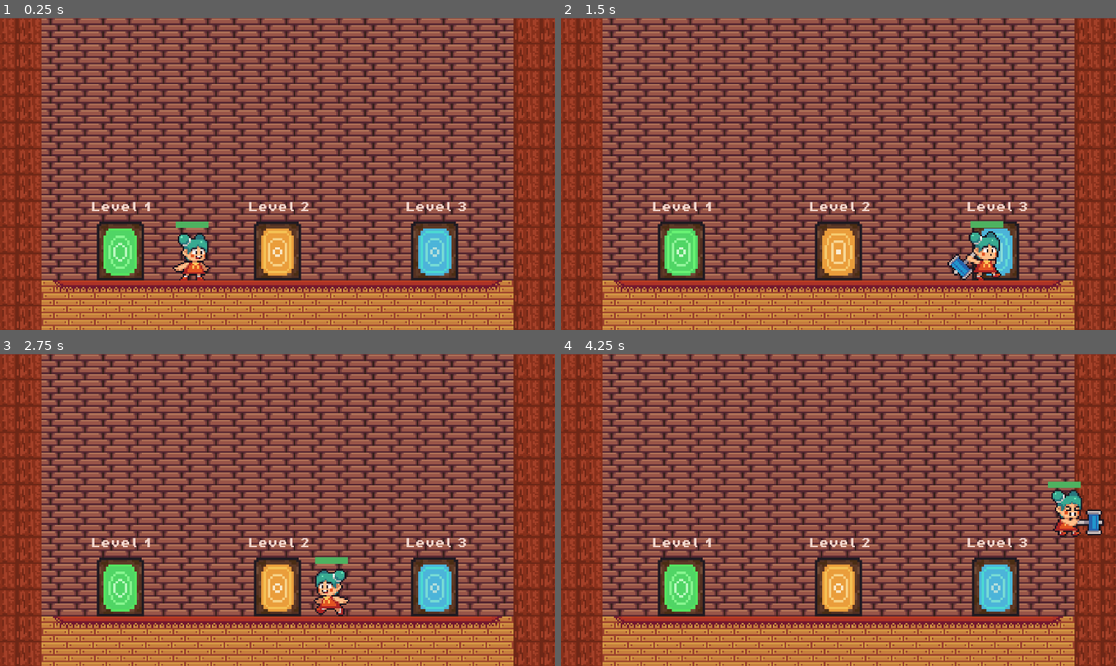
Above: before the commit, frames 1-4 (two rows, left to right).
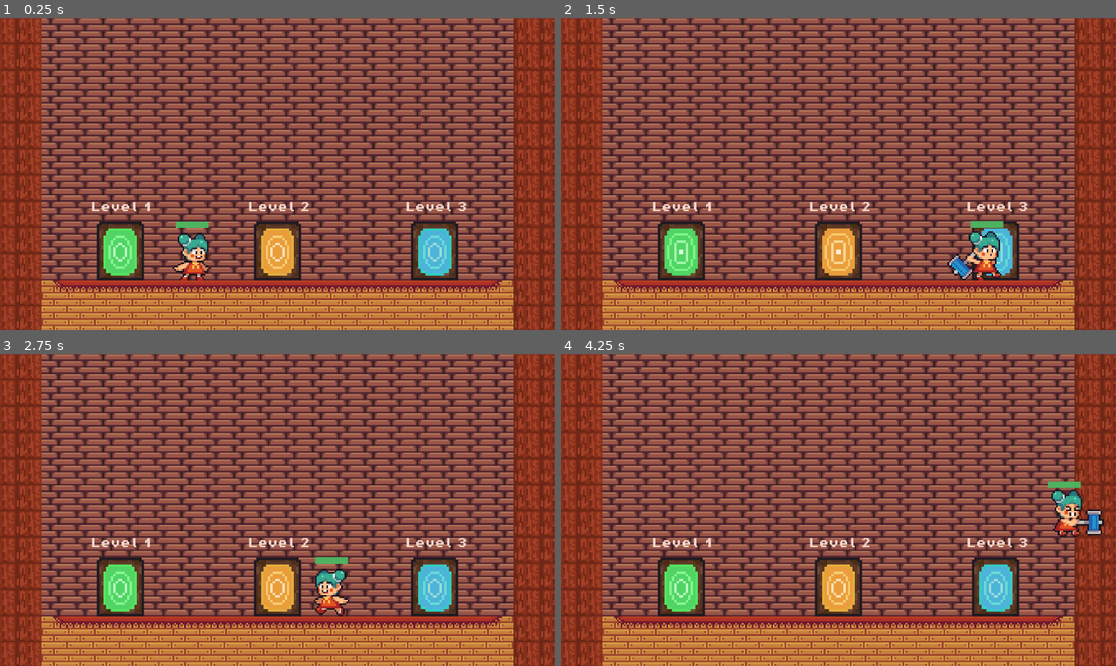
Above: after the commit, the same moments.

Repository: CakeRun/Vaerkstedsuge.github-brug-denne
Game: Godot game, scene res://main scene (start)/main.tscn
The game is run twice, just before and just after one commit, with the same random seed, the same clock (stepped at 60 frames per second) and the same inputs.
Inputs:
- Up to frame 1 (0.25 s): no input
- Up to frame 2 (1.5 s): hold D (move_right) from 0.53 s (still down); tap E (enter) at 0.6 s; tap Space (jump) at 0.77 s; tap X (attack) at 1.35 s
- Up to frame 3 (2.75 s): tap Space (jump) at 1.52 s; tap E (enter) at 1.55, 2.1 s; release D (move_right) at 2.03 s; hold A (move_left) from 2.03 s (still down)
- Up to frame 4 (4.25 s): release A (move_left) at 2.78 s; hold D (move_right) from 2.78 s (still down); tap E (enter) at 2.85, 3.8 s; tap Space (jump) at 3.02, 3.77 s; tap X (attack) at 3.6 s

The runs differ from the first frame. In frame 1, 0.7% of the frame differs, in the area x 47-82%, y 68-82%; in frame 2, 0.4%; in frame 3, 0.7%; in frame 4, 0.7%.

Commit message:
doors, enemy, levels

Diff:
--- a/GoDot/Enemy 3 (bear)/enemy_3_script.gd
+++ b/GoDot/Enemy 3 (bear)/enemy_3_script.gd
@@ -8,7 +8,7 @@
 
 func _physics_process(delta):
 	#collision boy yderst
-	print (bear_status)
+	#print (bear_status)
 
 	if bear_status == "sleeping":
 		bear.play("sleeping")
--- a/GoDot/Level 1 (green)/Level 1.tscn
+++ b/GoDot/Level 1 (green)/Level 1.tscn
@@ -2703,6 +2703,44 @@
 sources/7 = SubResource("TileSetAtlasSource_vbmte")
 sources/8 = SubResource("TileSetAtlasSource_i6x2k")
 
+[sub_resource type="Animation" id="Animation_ph3ud"]
+resource_name = "platformGreen"
+length = 1.8
+loop_mode = 2
+tracks/0/type = "value"
+tracks/0/imported = false
+tracks/0/enabled = true
+tracks/0/path = NodePath(".:position")
+tracks/0/interp = 1
+tracks/0/loop_wrap = true
+tracks/0/keys = {
+"times": PackedFloat32Array(0, 1.8),
+"transitions": PackedFloat32Array(1, 1),
+"update": 0,
+"values": [Vector2(505, 158), Vector2(605, 183)]
+}
+
+[sub_resource type="Animation" id="Animation_waq3f"]
+length = 0.001
+tracks/0/type = "value"
+tracks/0/imported = false
+tracks/0/enabled = true
+tracks/0/path = NodePath(".:position")
+tracks/0/interp = 1
+tracks/0/loop_wrap = true
+tracks/0/keys = {
+"times": PackedFloat32Array(0),
+"transitions": PackedFloat32Array(1),
+"update": 0,
+"values": [Vector2(514, 158)]
+}
+
+[sub_resource type="AnimationLibrary" id="AnimationLibrary_y2vpm"]
+_data = {
+"RESET": SubResource("Animation_waq3f"),
+"platformGreen": SubResource("Animation_ph3ud")
+}
+
 [sub_resource type="Animation" id="Animation_dki5h"]
 resource_name = "PlatformGreen2"
 length = 1.8
@@ -2827,7 +2865,7 @@
 theme_override_font_sizes/font_size = 8
 text = "Collect all the
 ingrediens for
-the cake layers!"
+the cake base!"
 
 [node name="platforms" type="Node" parent="."]
 
@@ -2859,7 +2897,12 @@
 position = Vector2(284, 83)
 
 [node name="platformGreen" parent="." instance=ExtResource("12_8r1xm")]
-position = Vector2(514, 166)
+position = Vector2(514, 158)
+
+[node name="AnimationPlayer" type="AnimationPlayer" parent="platformGreen"]
+libraries = {
+"": SubResource("AnimationLibrary_y2vpm")
+}
 
 [node name="platformGreen2" parent="." instance=ExtResource("12_8r1xm")]
 position = Vector2(141, -56)
--- a/GoDot/doors/door_blue.tscn
+++ b/GoDot/doors/door_blue.tscn
@@ -36,4 +36,4 @@
 [node name="AnimatedSprite2D" type="AnimatedSprite2D" parent="."]
 sprite_frames = SubResource("SpriteFrames_2dsrc")
 autoplay = "default"
-frame_progress = 0.332418
+frame_progress = 0.781844
--- a/GoDot/doors/door_green.tscn
+++ b/GoDot/doors/door_green.tscn
@@ -38,5 +38,4 @@
 [node name="green_door_animated_sprite_2d" type="AnimatedSprite2D" parent="."]
 sprite_frames = SubResource("SpriteFrames_u6h0t")
 autoplay = "default"
-frame = 1
-frame_progress = 0.110598
+frame_progress = 0.825776
--- a/GoDot/doors/door_orange.tscn
+++ b/GoDot/doors/door_orange.tscn
@@ -36,4 +36,4 @@
 [node name="AnimatedSprite2D" type="AnimatedSprite2D" parent="."]
 sprite_frames = SubResource("SpriteFrames_v77ql")
 autoplay = "default"
-frame_progress = 0.071946
+frame_progress = 0.942406
--- a/GoDot/doors/doors_script.gd
+++ b/GoDot/doors/doors_script.gd
@@ -1,44 +1,114 @@
 extends Node
 
-@onready var teleport_audio_main = $"../teleport_audio"
+@onready var teleport_audio_main = $"../teleport_audio_main"
 @onready var teleport_audio_green = $"../teleport_audio_green"
-var level_number_completed = 0
+@onready var teleport_audio_orange = $"../teleport_audio_orange"
+@onready var teleport_audio_blue = $"../teleport_audio_blue"
 
-#signal scene_change(scene_name)
-var entered_main_door = false
-var entered_green_door = false
+
+static var levels_completed = 0
+
+#LEVEL 1
+static var entered_green_main = false
+static var entered_green_level1 = false
+
+#LEVEL 2
+static var entered_orange_main = false
+static var entered_orange_level2 = false
+
+#LEVEL 3
+static var entered_blue_main = false
+static var entered_blue_level3 = false
+
 
 func _process(delta):
-	#####LEVEL 1#####
-	if entered_main_door == true and Input.is_action_just_pressed("enter") and level_number_completed == 0:
-		print("entered - now going to level 1")
-		teleport_audio_main.play()
-		await get_tree().create_timer(1).timeout
-		get_tree().change_scene_to_file("res://Level 1 (green)/Level 1.tscn")
+	#print(levels_completed)
 
-	if GameManager.current_level_score >= 1:
-		if entered_green_door == true and Input.is_action_just_pressed("enter"):
-			level_number_completed = 1
-			print("entered - now going to main")
-			teleport_audio_green.play()
-			await get_tree().create_timer(1).timeout
+	#### LEVEL 1 ####
+	if entered_green_main == true and Input.is_action_just_pressed("enter"):
+		print(levels_completed)
+
+		if levels_completed == 0:
+			print("entering level 1")
+			#teleport_audio_main.play()
+			#await get_tree().create_timer(1).timeout
+			get_tree().change_scene_to_file("res://Level 1 (green)/Level 1.tscn")
+			entered_green_main = false
+
+	if GameManager.current_level_score >= 3 and Input.is_action_just_pressed("enter"):
+		#green
+		if entered_green_level1 == true:
+			print("going to main")
+			#teleport_audio_green.play()
+			#await get_tree().create_timer(1).timeout
 			get_tree().change_scene_to_file("res://main scene (start)/main.tscn")
 
-	#####LEVEL 2#####
+			if levels_completed == 0: #sikrer at det kun updaterer det én gang
+				levels_completed = 1
+				print(levels_completed)
+				entered_green_level1 = false
+
+		#orange
+		if entered_orange_level2 == true:
+			print("going to main")
+			#teleport_audio_green.play()
+			#await get_tree().create_timer(1).timeout
+			get_tree().change_scene_to_file("res://main scene (start)/main.tscn")
+
+			if levels_completed == 1: #sikrer at det kun updaterer det én gang
+				levels_completed = 2
+				print(levels_completed)
+				entered_green_level1 = false
 
 
-	#####LEVEL 3#####
+	#### LEVEL 2 ####
+	if entered_orange_main == true and Input.is_action_just_pressed("enter"):
+		print(levels_completed)
+
+		if levels_completed == 1:
+			print("entering level 2")
+			#teleport_audio_main.play()
+			#await get_tree().create_timer(1).timeout
+			get_tree().change_scene_to_file("res://level 2 (fall)/Level 2.tscn")
+			entered_orange_main = false
 
 
-#####LEVEL 1#####
+
+	##### LEVEL 3 ####
+	#if entered_blue_main == true and Input.is_action_just_pressed("enter") and levels_completed == 2:
+		#pass
+	#
+	#if GameManager.current_level_score >= 1:
+		#pass
+
+
+#### LEVEL 1 ####
 #green door - main
 func _on_area_2d_green_main_body_entered(body):
-	entered_main_door = true
+	print("in level 1 collision")
+	if levels_completed == 0:
+		entered_green_main = true
+
 func _on_area_2d_green_main_body_exited(body):
-	entered_main_door = false
+		entered_green_main = false
 
 #green door - level1
 func _on_area_2d_green_level_1_body_entered(body):
-	entered_green_door = true
+	entered_green_level1 = true
 func _on_area_2d_green_level_1_body_exited(body):
-	entered_main_door = false
+	entered_green_level1 = false
+
+
+#### LEVEL 2 ####
+#orange door - main
+func _on_area_2d_orange_main_body_entered(body):
+	if levels_completed == 1:
+		entered_orange_main = true
+func _on_area_2d_orange_main_body_exited(body):
+	entered_orange_main = false
+
+#orange door - level2
+func _on_area_2d_orange_level_2_body_entered(body):
+	entered_orange_level2 = true
+func _on_area_2d_orange_level_2_body_exited(body):
+	entered_orange_level2 = false
--- a/GoDot/level 2 (fall)/Level 2.tscn
+++ b/GoDot/level 2 (fall)/Level 2.tscn
@@ -15,6 +15,7 @@
 [ext_resource type="PackedScene" uid="uid://c0ayqo0w41tl0" path="res://Player/Player.tscn" id="11_hwchh"]
 [ext_resource type="PackedScene" uid="uid://kkhss8y6c5h8" path="res://Ingrediens/level 2 - cream/sugar_scene.tscn" id="12_vq8em"]
 [ext_resource type="PackedScene" uid="uid://b3flsgh4u6kou" path="res://Ingrediens/level 2 - cream/whippedcream_scene.tscn" id="13_er7vs"]
+[ext_resource type="Script" path="res://doors/doors_script.gd" id="13_o7axm"]
 [ext_resource type="PackedScene" uid="uid://28831wnaue7r" path="res://Ingrediens/level 2 - cream/milk_scene.tscn" id="14_dra1a"]
 [ext_resource type="PackedScene" uid="uid://clorv0bljo0xc" path="res://doors/door_orange.tscn" id="15_xerho"]
 [ext_resource type="PackedScene" uid="uid://bcige3vmvpyl3" path="res://Enemy 3 (bear)/enemy_3_scene.tscn" id="16_jd36p"]
@@ -4289,6 +4290,7 @@
 [node name="DoorOrange" parent="." instance=ExtResource("15_xerho")]
 position = Vector2(316, 145)
 scale = Vector2(1.2, 1.2)
+script = ExtResource("13_o7axm")
 
 [node name="area2D_orange_level2" type="Area2D" parent="DoorOrange"]
 collision_mask = 8
@@ -4398,3 +4400,9 @@
 
 [node name="Enemy3Scene2" parent="." instance=ExtResource("16_jd36p")]
 position = Vector2(871, 176)
+
+[node name="teleport_audio_orange" type="AudioStreamPlayer2D" parent="."]
+stream = ExtResource("18_r1s0l")
+
+[connection signal="body_entered" from="DoorOrange/area2D_orange_level2" to="DoorOrange" method="_on_area_2d_orange_level_2_body_entered"]
+[connection signal="body_exited" from="DoorOrange/area2D_orange_level2" to="DoorOrange" method="_on_area_2d_orange_level_2_body_exited"]
--- a/GoDot/level 3 (winter)/level_3.tscn
+++ b/GoDot/level 3 (winter)/level_3.tscn
@@ -13,6 +13,7 @@
 [ext_resource type="PackedScene" uid="uid://b4d3da6e5hvgj" path="res://Ingrediens/level 3 - berries/blueberry_scene.tscn" id="10_1o2ps"]
 [ext_resource type="PackedScene" uid="uid://8gxaihi88b7y" path="res://Ingrediens/level 3 - berries/cherry_scene.tscn" id="11_06rff"]
 [ext_resource type="PackedScene" uid="uid://bgd0q5mhfph1g" path="res://Ingrediens/level 3 - berries/strawberry_scene.tscn" id="12_44hfb"]
+[ext_resource type="Script" path="res://doors/doors_script.gd" id="12_ld6uu"]
 [ext_resource type="PackedScene" uid="uid://b868hhucom5e8" path="res://Enemy 2 (crocodile)/Enemy 2.tscn" id="13_1170j"]
 [ext_resource type="AudioStream" uid="uid://cfpwn7cx82w0c" path="res://Ingrediens/ingredient_pickup_sound.mp3" id="14_q6w5h"]
 [ext_resource type="Script" path="res://Level 1 (green)/GameManager.gd" id="15_smlhd"]
@@ -1874,6 +1875,7 @@
 [node name="DoorBlue" parent="." instance=ExtResource("8_vfpda")]
 position = Vector2(534, 145)
 scale = Vector2(1.2, 1.2)
+script = ExtResource("12_ld6uu")
 
 [node name="area2D_blue_level3" type="Area2D" parent="DoorBlue"]
 collision_mask = 8
@@ -1948,3 +1950,6 @@
 unique_name_in_owner = true
 position = Vector2(-39, 12)
 stream = ExtResource("14_q6w5h")
+
+[node name="teleport_audio_blue" type="AudioStreamPlayer2D" parent="."]
+stream = ExtResource("14_q6w5h")
--- a/GoDot/main scene (start)/main.tscn
+++ b/GoDot/main scene (start)/main.tscn
@@ -1,9 +1,10 @@
-[gd_scene load_steps=13 format=3 uid="uid://bxl2i3jmcxsjo"]
+[gd_scene load_steps=14 format=3 uid="uid://bxl2i3jmcxsjo"]
 
 [ext_resource type="Texture2D" uid="uid://470jsw042md2" path="res://Graphics/Tuneser.png" id="1_8tar1"]
 [ext_resource type="PackedScene" uid="uid://b7jhvuktgw15c" path="res://doors/door_blue.tscn" id="2_cbrhr"]
 [ext_resource type="Texture2D" uid="uid://deg377hwwlxgl" path="res://Graphics/background_main_color.png" id="2_xof7t"]
 [ext_resource type="PackedScene" uid="uid://c0ayqo0w41tl0" path="res://Player/Player.tscn" id="3_nkcri"]
+[ext_resource type="Script" path="res://doors/doors_script.gd" id="4_jpf4a"]
 [ext_resource type="PackedScene" uid="uid://dpayos8v2k0p4" path="res://doors/door_green.tscn" id="4_n2bf1"]
 [ext_resource type="PackedScene" uid="uid://clorv0bljo0xc" path="res://doors/door_orange.tscn" id="5_avbri"]
 [ext_resource type="FontFile" uid="uid://bxh1bgjfv2wfb" path="res://Graphics/Font/PixelOperator8-Bold.ttf" id="6_erohn"]
@@ -5851,6 +5852,7 @@
 [node name="DoorBlue" parent="." instance=ExtResource("2_cbrhr")]
 position = Vector2(96, -18)
 scale = Vector2(1.44011, 1.44011)
+script = ExtResource("4_jpf4a")
 
 [node name="area2D_blue_main" type="Area2D" parent="DoorBlue"]
 collision_mask = 8
@@ -5863,6 +5865,7 @@
 [node name="DoorOrange" parent="." instance=ExtResource("5_avbri")]
 position = Vector2(0, -18)
 scale = Vector2(1.43926, 1.43926)
+script = ExtResource("4_jpf4a")
 
 [node name="area2D_orange_main" type="Area2D" parent="DoorOrange"]
 collision_mask = 8
@@ -5909,7 +5912,7 @@
 limit_bottom = 189
 limit_smoothed = true
 
-[node name="teleport_audio" type="AudioStreamPlayer2D" parent="."]
+[node name="teleport_audio_main" type="AudioStreamPlayer2D" parent="."]
 stream = ExtResource("7_7jpvn")
 
 [node name="Label_level2" type="Label" parent="."]
@@ -5939,7 +5942,7 @@
 "
 metadata/_edit_use_anchors_ = true
 
-[connection signal="body_entered" from="DoorOrange/area2D_orange_main" to="DoorGreen" method="_on_area_2d_green_main_body_entered"]
-[connection signal="body_exited" from="DoorOrange/area2D_orange_main" to="DoorGreen" method="_on_area_2d_green_main_body_exited"]
+[connection signal="body_entered" from="DoorOrange/area2D_orange_main" to="DoorOrange" method="_on_area_2d_orange_main_body_entered"]
+[connection signal="body_exited" from="DoorOrange/area2D_orange_main" to="DoorOrange" method="_on_area_2d_orange_main_body_exited"]
 [connection signal="body_entered" from="DoorGreen/area2D_green_main" to="DoorGreen" method="_on_area_2d_green_main_body_entered"]
 [connection signal="body_exited" from="DoorGreen/area2D_green_main" to="DoorGreen" method="_on_area_2d_green_main_body_exited"]
Not shown: 1 places in GoDot/Level 1 (green)/Level 1.tscn that only renumber resources
Not shown: 1 places in GoDot/level 2 (fall)/Level 2.tscn that only renumber resources
Not shown: 1 places in GoDot/level 3 (winter)/level_3.tscn that only renumber resources
